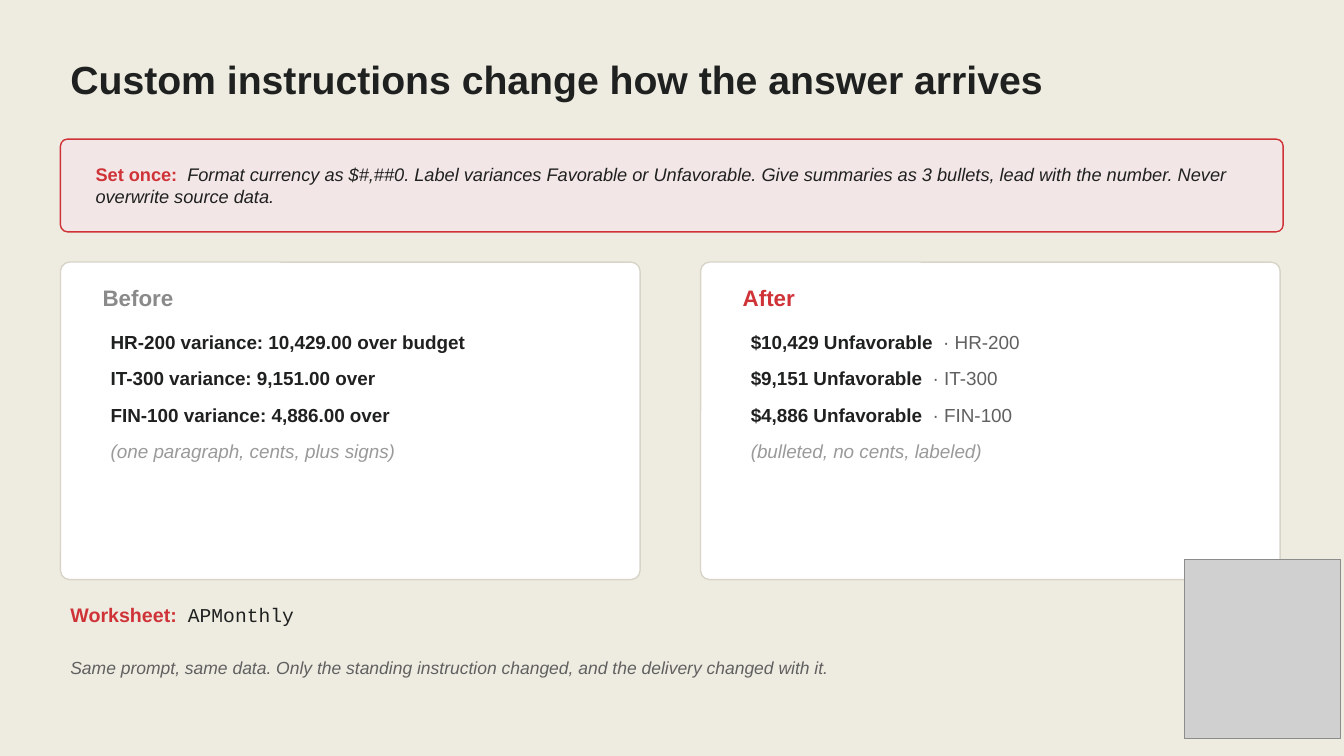
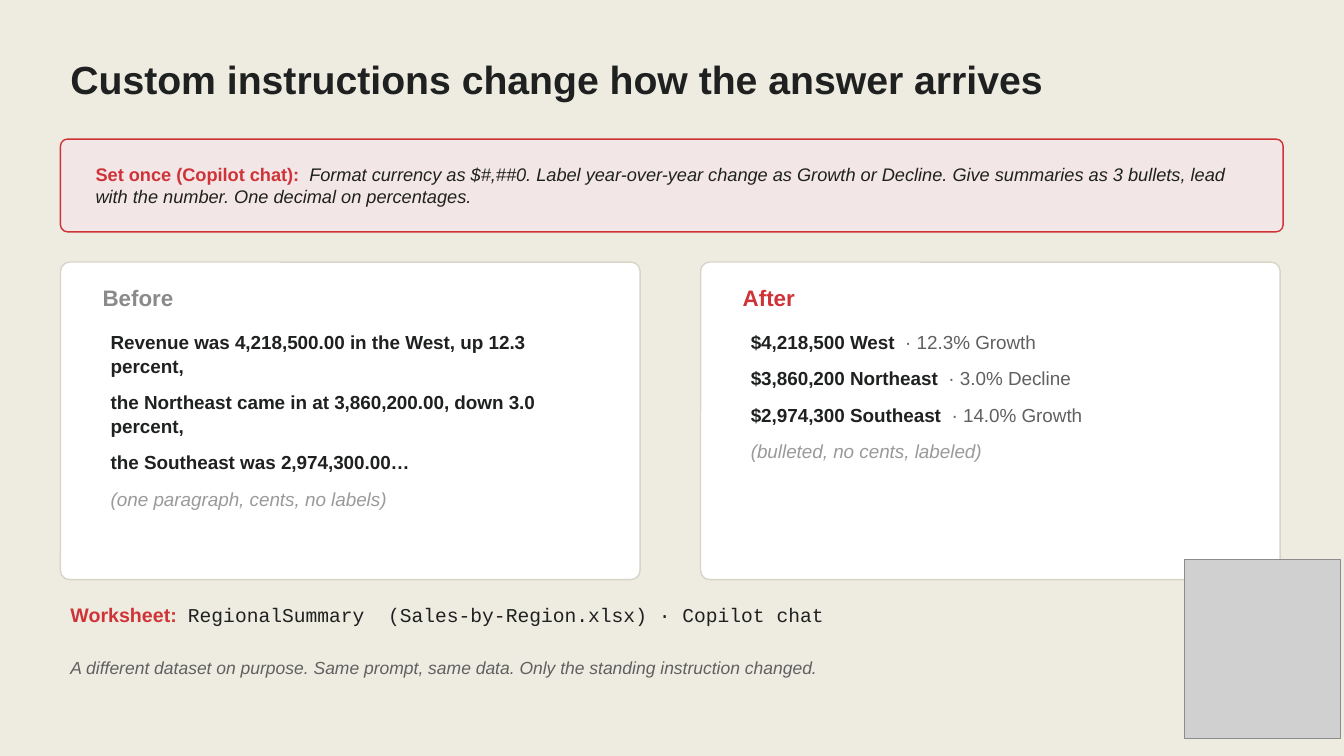
Before and after one commit to stringfestdata/iofm-august-2026, a slide deck: slide 17 of Instructor/AI-in-Excel-for-Finance-IOFM-UPDATED.pptx. Drawn at 1344x756 pixels with LibreOffice and Linux fonts; fonts in the diff are those of the drawing; grey boxes stand for pictures. Boxes give left, top, right and bottom in pixels: in the first picture for what was removed or moved away, otherwise in the second. Text is boxed around its words. In the diff, an @@ line names an element or a change of style, - is before the commit and + after.

```diff
--- a/Instructor/AI-in-Excel-for-Finance-IOFM-UPDATED.pptx
+++ b/Instructor/AI-in-Excel-for-Finance-IOFM-UPDATED.pptx
@@ text at (96,167,1225,207): text changed @@
-Set once: Format currency as $#,##0. Label variances Favorable or Unfavorable. Give summaries as 3 bullets, lead with the number. Never overwrite source data.
+Set once (Copilot chat): Format currency as $#,##0. Label year-over-year change as Growth or Decline. Give summaries as 3 bullets, lead with the number. One decimal on percentages.
@@ text at (111,335,535,510): text changed @@
-HR-200 variance: 10,429.00 over budget
-IT-300 variance: 9,151.00 over
-FIN-100 variance: 4,886.00 over
-(one paragraph, cents, plus signs)
+Revenue was 4,218,500.00 in the West, up 12.3 percent,
+the Northeast came in at 3,860,200.00, down 3.0 percent,
+the Southeast was 2,974,300.00…
+(one paragraph, cents, no labels)
@@ text at (751,335,1083,425): text changed @@
-$10,429 Unfavorable · HR-200
-$9,151 Unfavorable · IT-300
-$4,886 Unfavorable · FIN-100
+$4,218,500 West · 12.3% Growth
+$3,860,200 Northeast · 3.0% Decline
+$2,974,300 Southeast · 14.0% Growth
@@ text at (70,607,824,626): text changed; font Arial to Courier New; text colour #CF3338 to #1F2120; bold off @@
-Worksheet: APMonthly
+Worksheet: RegionalSummary (Sales-by-Region.xlsx) · Copilot chat
@@ text at (70,661,817,678): text changed @@
-Same prompt, same data. Only the standing instruction changed, and the delivery changed with it.
+A different dataset on purpose. Same prompt, same data. Only the standing instruction changed.
```
Also in this commit, not shown: 2 other slides changed, 15 other files.
